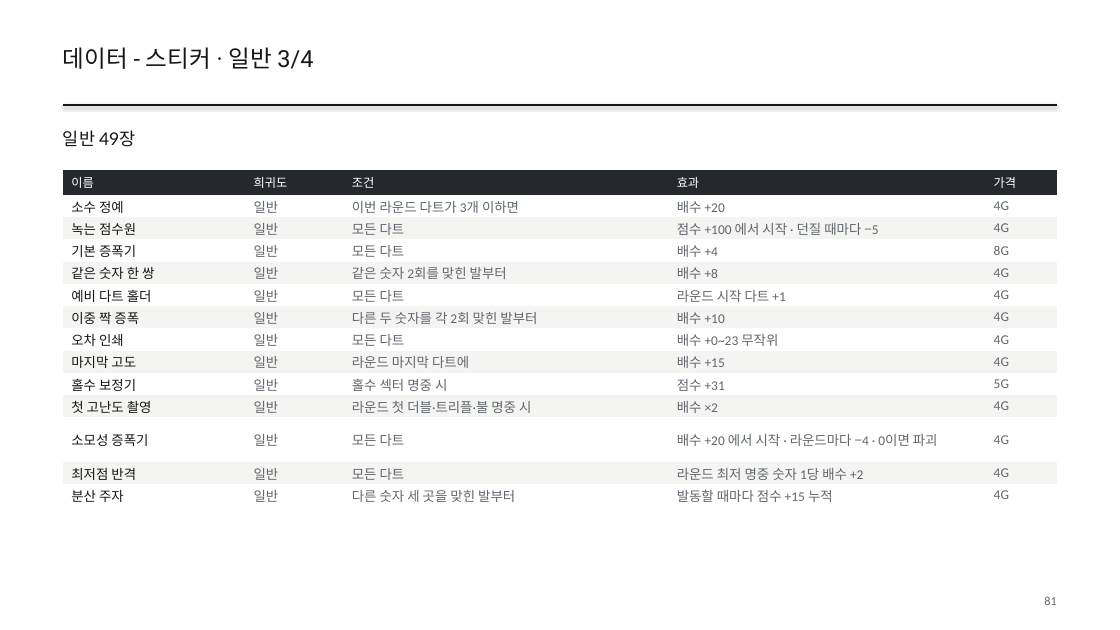
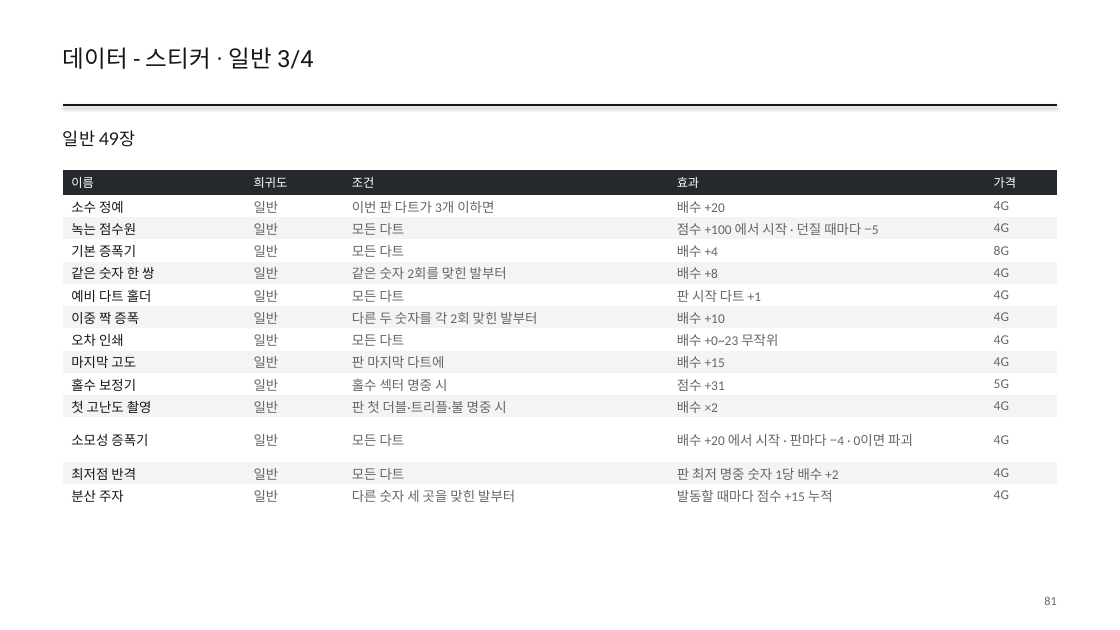
Before and after one commit to GGbong69/test-03, a slide deck: slide 81 of docs/HIGHTONE_기획서.pptx. Drawn at 1120x630 pixels with LibreOffice and Linux fonts; fonts in the diff are those of the drawing. Boxes give left, top, right and bottom in pixels: in the first picture for what was removed or moved away, otherwise in the second. Text is boxed around its words. In the diff, an @@ line names an element or a change of style, - is before the commit and + after.

```diff
--- a/docs/HIGHTONE_기획서.pptx
+++ b/docs/HIGHTONE_기획서.pptx
@@ table at <box>63,170,1057,507</box> @@
-row 2, column 3: 이번 라운드 다트가 3개 이하면
+row 2, column 3: 이번 판 다트가 3개 이하면
-row 6, column 4: 라운드 시작 다트 +1
+row 6, column 4: 판 시작 다트 +1
-row 9, column 3: 라운드 마지막 다트에
+row 9, column 3: 판 마지막 다트에
-row 11, column 3: 라운드 첫 더블·트리플·불 명중 시
+row 11, column 3: 판 첫 더블·트리플·불 명중 시
-row 12, column 4: 배수 +20 에서 시작 · 라운드마다 −4 · 0이면 파괴
+row 12, column 4: 배수 +20 에서 시작 · 판마다 −4 · 0이면 파괴
-row 13, column 4: 라운드 최저 명중 숫자 1당 배수 +2
+row 13, column 4: 판 최저 명중 숫자 1당 배수 +2
```
Also in this commit, not shown: 37 other slides changed, 2 other files.
